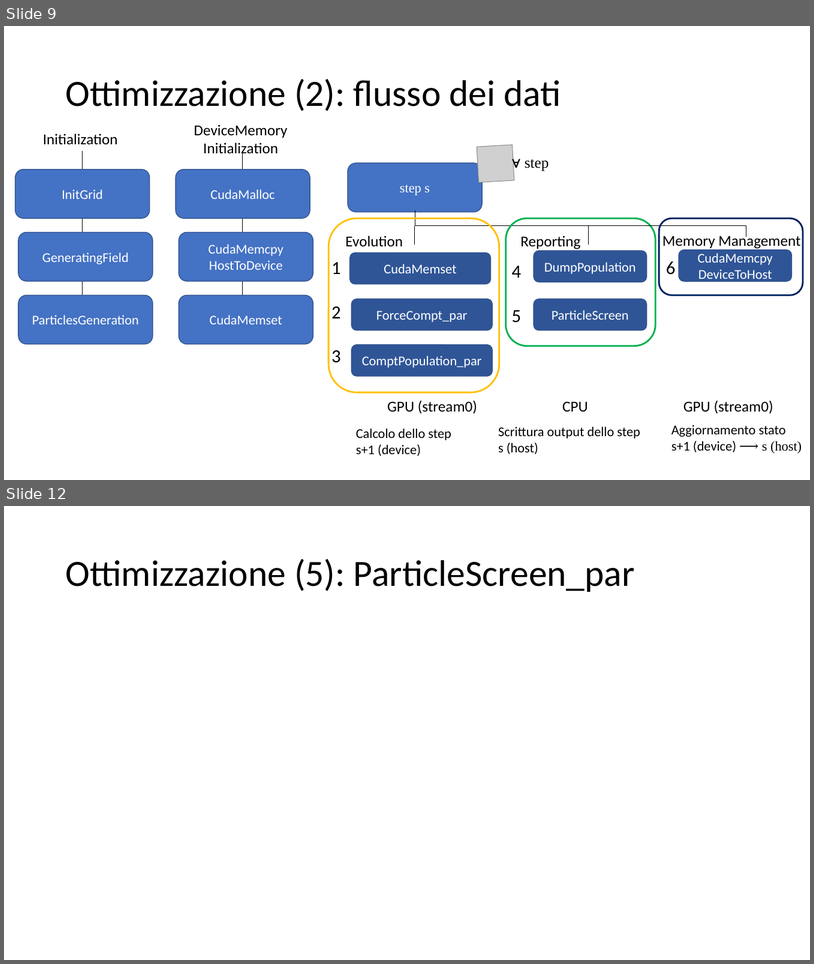
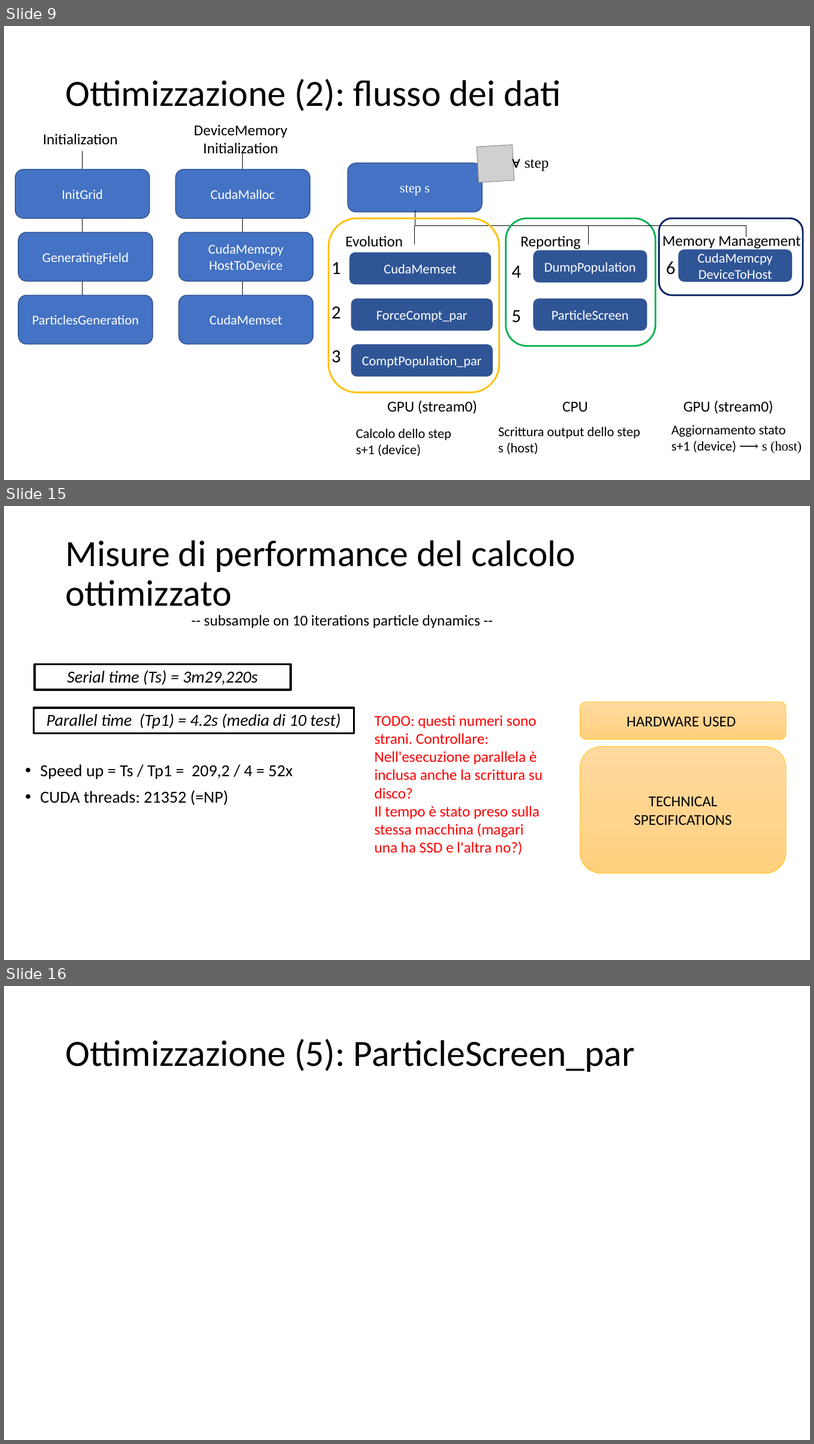
Before and after one commit to piepor/particles-simulation-parallel, a slide deck: presentazione/presentazione.pptx. Shown one above the other, each under a label of ours: slides 9 and 12 before the commit, slides 9, 15 and 16 after it; the slides between them are not shown. The pictures are 814x964 and 814x1444 pixels, drawn with LibreOffice and Linux fonts; fonts in the diff are those of the drawing; grey boxes stand for pictures. Boxes give left, top, right and bottom in pixels: in the first picture for what was removed or moved away, otherwise in the second. Text is boxed around its words. In the diff, an @@ line names an element or a change of style, - is before the commit and + after.

```diff
--- a/presentazione/presentazione.pptx
+++ b/presentazione/presentazione.pptx
@@ slide 15 added at <box>4,506,810,960</box>, background #FFFFFF @@
@@ title added at <box>65,540,576,606</box>, 44 pt, text #000000 @@
+Misure di performance del calcolo ottimizzato
@@ text added at <box>204,615,480,628</box>, 18 pt, text #000000 @@
+-- subsample on 10 iterations particle dynamics --
@@ rectangle added at <box>35,664,291,690</box>, outline #000000 2.25 pt, 20 pt, text #000000, italic @@
+Serial time (Ts) = 3m29,220s
@@ rounded rectangle added at <box>581,702,787,739</box>, fill gradient #FFDB9E to #FFD590 to #FFD07C, outline #FFC000 0.5 pt, 18 pt, text #000000 @@
+HARDWARE USED
@@ rectangle added at <box>33,708,354,733</box>, outline #000000 2.25 pt, 20 pt, text #000000, italic @@
+Parallel time (Tp1) = 4.2s (media di 10 test)
@@ text added at <box>375,715,543,855</box>, 18 pt, text #FF0000 @@
+TODO: questi numeri sono strani. Controllare:
+Nell'esecuzione parallela è inclusa anche la scrittura su disco?
+Il tempo è stato preso sulla stessa macchina (magari una ha SSD e l'altra no?)
@@ rounded rectangle added at <box>581,746,787,873</box>, fill gradient #FFDB9E to #FFD590 to #FFD07C, outline #FFC000 0.5 pt, 18 pt, text #000000 @@
+TECHNICAL
+SPECIFICATIONS
@@ text added at <box>40,764,293,805</box>, 20 pt, text #000000 @@
+• Speed up = Ts / Tp1 = 209,2 / 4 = 52x
+• CUDA threads: 21352 (=NP)
@@ what was slide 12 is now slide 16 @@
```
Also in this commit, not shown: 4 slides changed, 3 other slides added, 3 other files.
